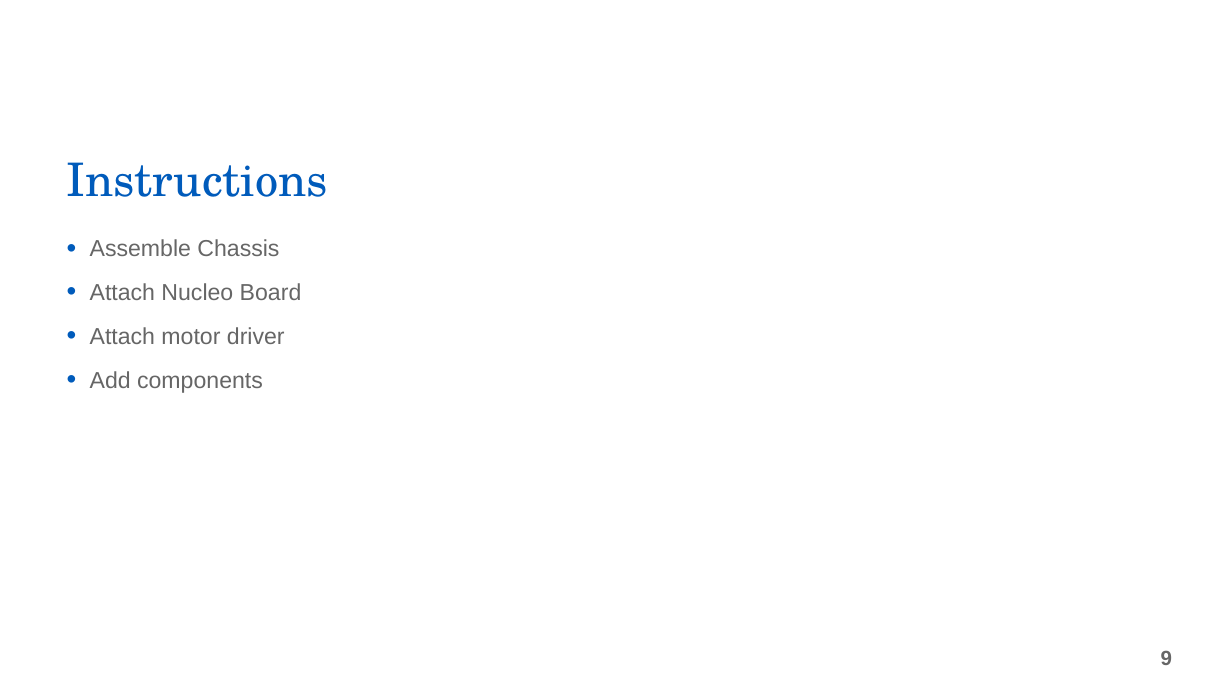
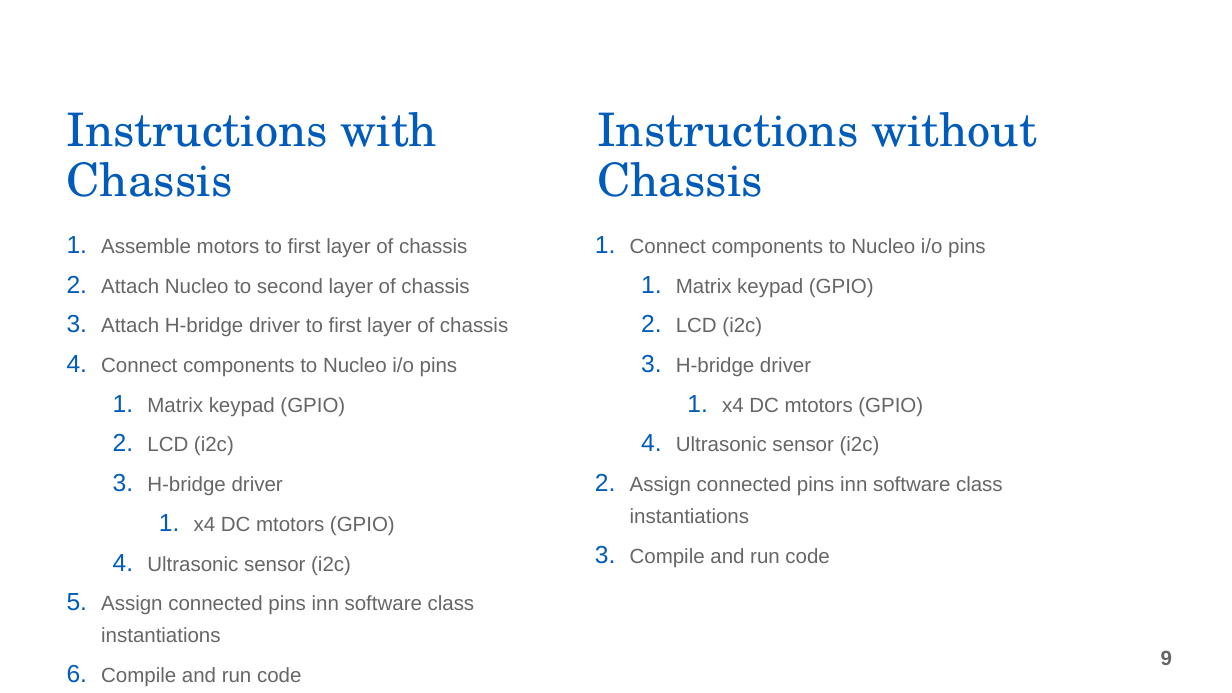
Before and after one commit to CPompey1/Xplore-Project, a slide deck: slide 9 of docs/Xplore Overview Presentation.pptx. Drawn at 1232x693 pixels with LibreOffice and Linux fonts; fonts in the diff are those of the drawing; background and template pictures are left out. Boxes give left, top, right and bottom in pixels: in the first picture for what was removed or moved away, otherwise in the second. Text is boxed around its words. In the diff, an @@ line names an element or a change of style, - is before the commit and + after.

```diff
--- a/docs/Xplore Overview Presentation.pptx
+++ b/docs/Xplore Overview Presentation.pptx
@@ title at [67, 112, 437, 197]: text changed @@
-Instructions
+Instructions with
+Chassis
@@ text added at [597, 112, 1037, 197], 36 pt, text #005BBB @@
+Instructions without
+Chassis
@@ text at [101, 238, 508, 615]: text changed; size 18 to 16 pt @@
-• Assemble Chassis
-• Attach Nucleo Board
-• Attach motor driver
-• Add components
+1. Assemble motors to first layer of chassis
+2. Attach Nucleo to second layer of chassis
+3. Attach H-bridge driver to first layer of chassis
+4. Connect components to Nucleo i/o pins
+  1. Matrix keypad (GPIO)
+  2. LCD (i2c)
+  3. H-bridge driver
+    1. x4 DC mtotors (GPIO)
+  4. Ultrasonic sensor (i2c)
+5. Assign connected pins inn software class instantiations
+6. Compile and run code
@@ text added at [630, 238, 1003, 567], 16 pt, text #666666 @@
+1. Connect components to Nucleo i/o pins
+  1. Matrix keypad (GPIO)
+  2. LCD (i2c)
+  3. H-bridge driver
+    1. x4 DC mtotors (GPIO)
+  4. Ultrasonic sensor (i2c)
+2. Assign connected pins inn software class instantiations
+3. Compile and run code
```
Also in this commit, not shown: 4 other slides changed, 1 slide added, 1 slide removed.
